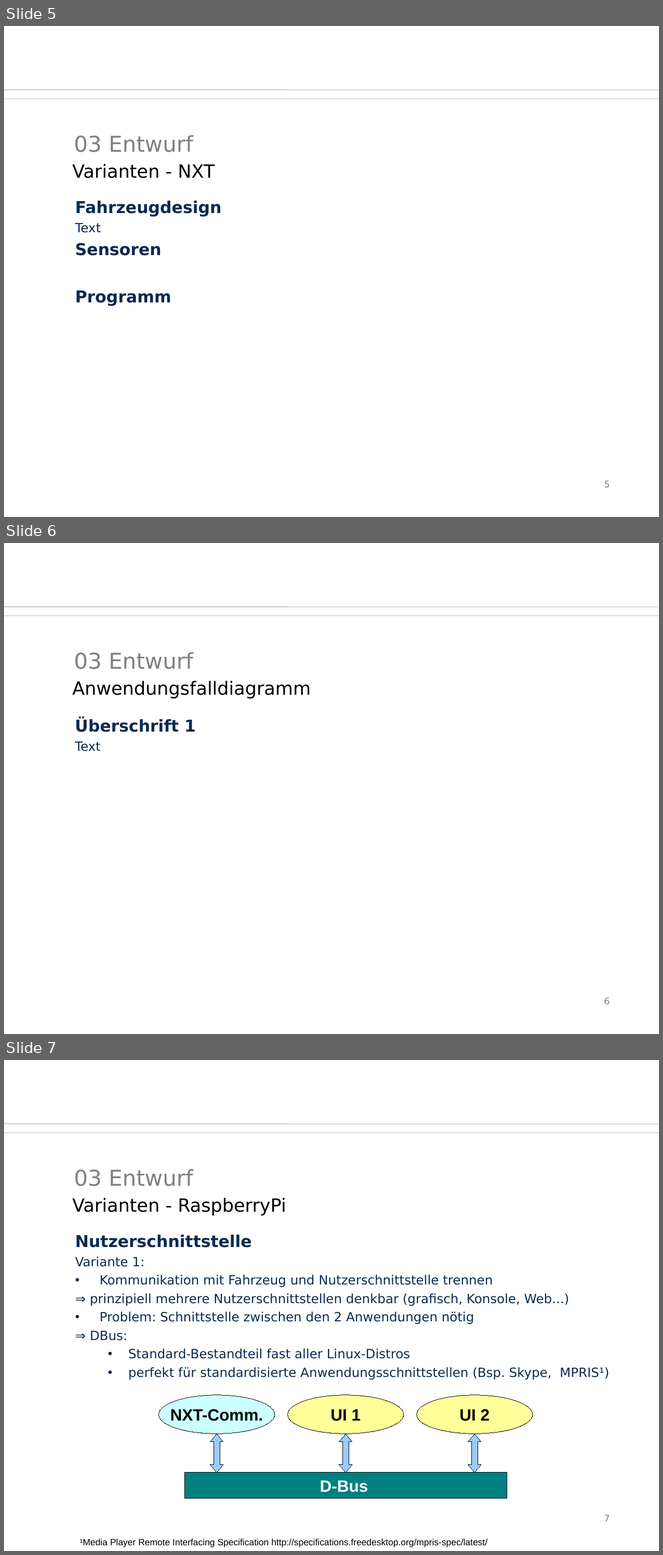
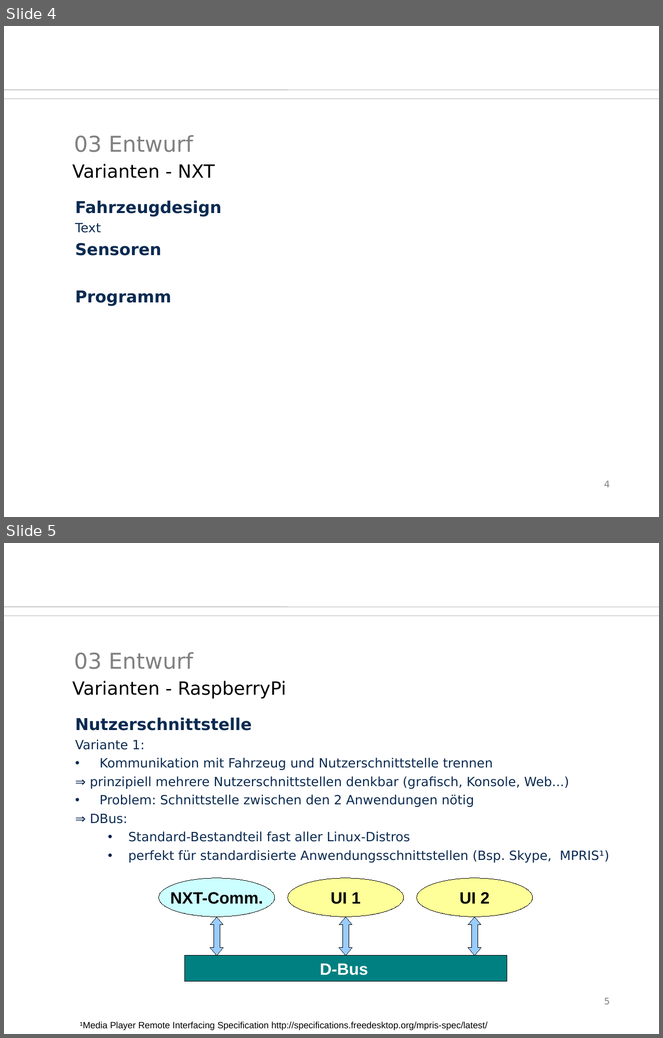
Before and after one commit to SaSteDD/ees_StegStef, a slide deck: präsi/btwf.odp. Shown one above the other, each under a label of ours: slides 5, 6 and 7 before the commit, slides 4 and 5 after it. The pictures are 663x1555 and 663x1038 pixels, drawn with LibreOffice and Linux fonts; fonts in the diff are those of the drawing; background and template pictures are left out. Boxes give left, top, right and bottom in pixels: in the first picture for what was removed or moved away, otherwise in the second. Text is boxed around its words. In the diff, an @@ line names an element or a change of style, - is before the commit and + after.

```diff
--- a/präsi/btwf.odp
+++ b/präsi/btwf.odp
@@ slide 6 removed at <box>4,543,659,1034</box>, background #FFFFFF; not listed: 2 template elements that a slide beside it also shows @@
@@ title removed at <box>74,652,193,669</box> @@
-03 Entwurf
@@ text removed at <box>72,681,311,699</box> @@
-Anwendungsfalldiagramm
@@ text removed at <box>75,718,196,752</box> @@
-Überschrift 1
-Text
@@ page number removed at <box>604,998,610,1005</box> @@
-6
@@ what was slide 5 is now slide 4 @@
@@ page number at <box>604,481,610,488</box>: text changed @@
-5
+4
@@ what was slide 7 is now slide 5 @@
@@ page number at <box>604,998,610,1005</box>: text changed @@
-7
+5
```
Also in this commit, not shown: 4 slides changed, 3 slides added, 2 other slides removed, 6 other files.
